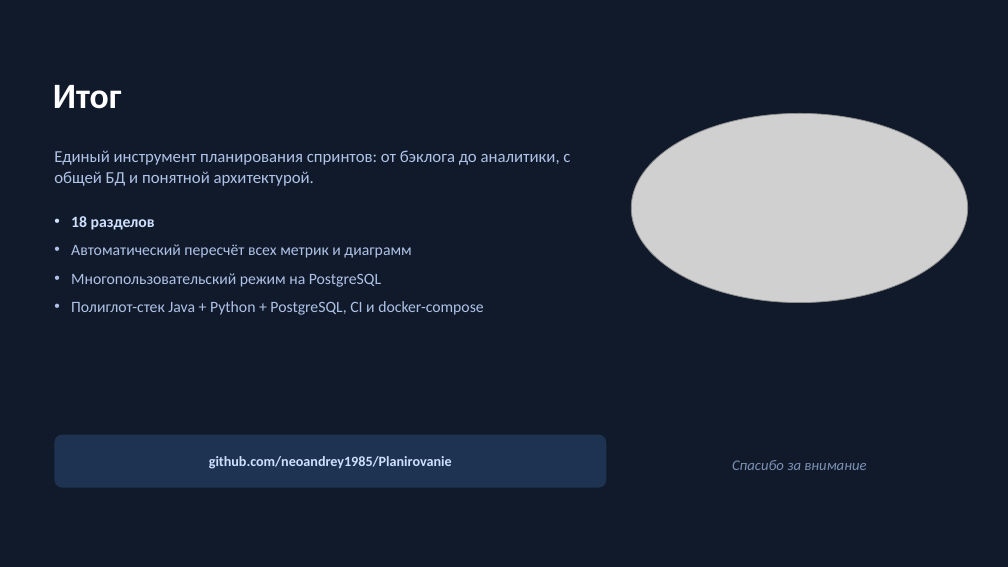
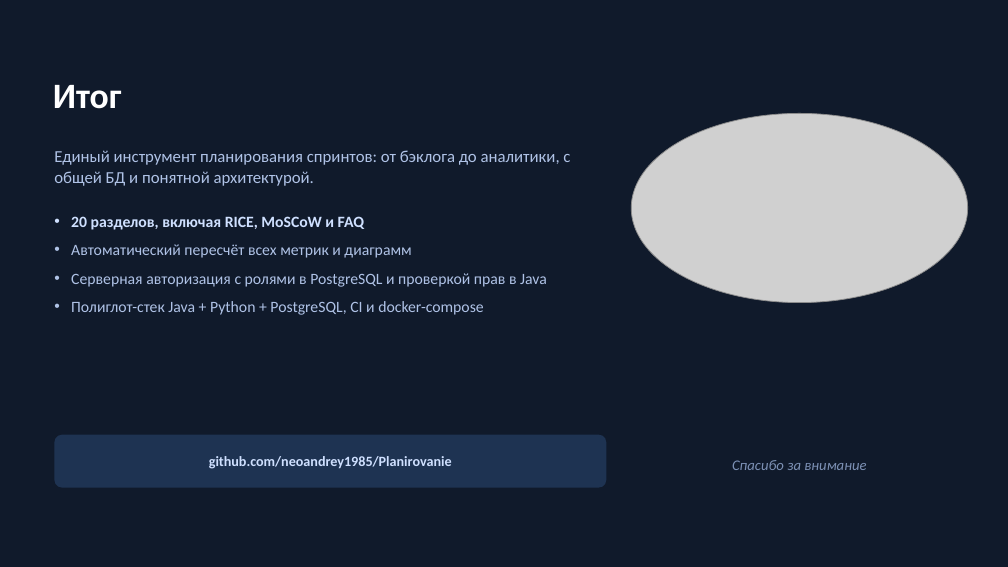
Before and after one commit to neoandrey1985/Planirovanie, a slide deck: slide 21 of Презентация_приложения.pptx (slide 18 before the commit). Drawn at 1008x567 pixels with LibreOffice and Linux fonts; fonts in the diff are those of the drawing; grey boxes stand for pictures. Boxes give left, top, right and bottom in pixels: in the first picture for what was removed or moved away, otherwise in the second. Text is boxed around its words. In the diff, an @@ line names an element or a change of style, - is before the commit and + after.

```diff
--- a/Презентация_приложения.pptx
+++ b/Презентация_приложения.pptx
@@ text at (71,216,364,230): text changed @@
-• 18 разделов
+• 20 разделов, включая RICE, MoSCoW и FAQ
@@ text at (71,273,547,287): text changed @@
-• Многопользовательский режим на PostgreSQL
+• Серверная авторизация с ролями в PostgreSQL и проверкой прав в Java
```
Also in this commit, not shown: 3 other slides changed, 3 slides added, 1 other file.
